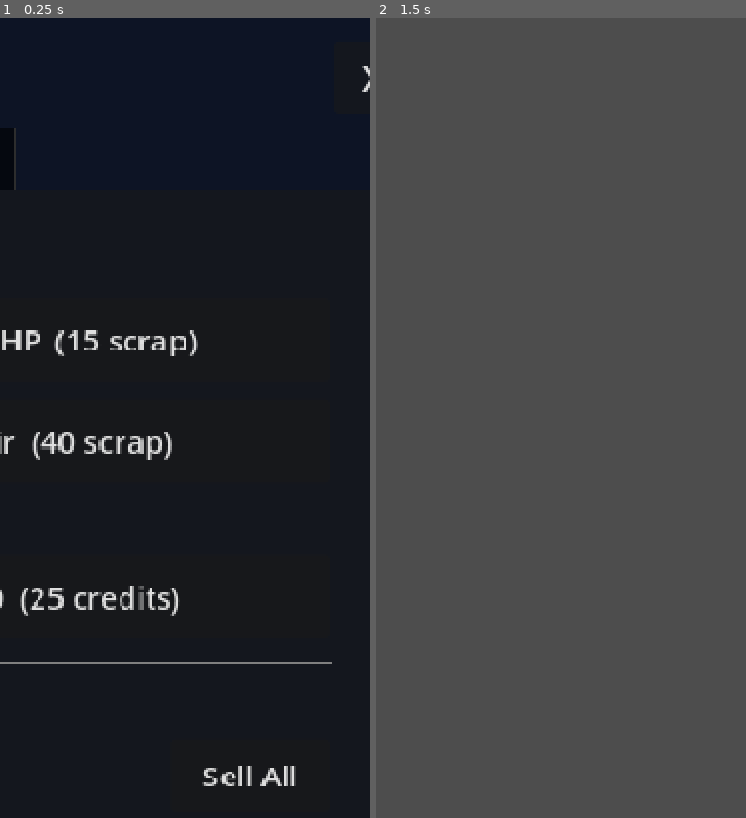
Above: before the commit, frames 1-2 (left to right).
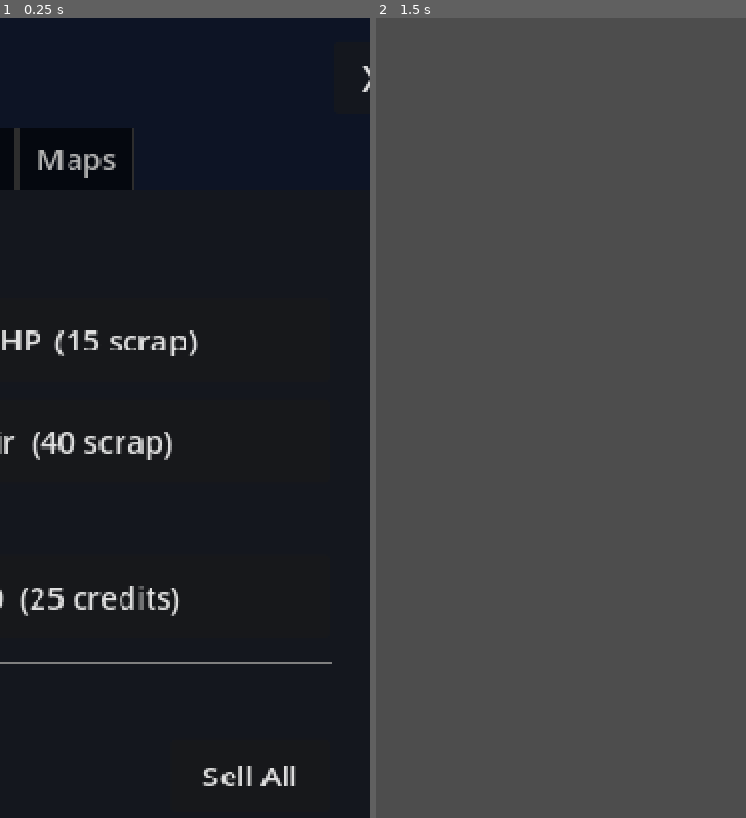
Above: after the commit, the same moments.

Repository: ichizh8/space-game-rt
Game: Godot game, scene res://scenes/station_menu.tscn
The game is run twice, just before and just after one commit, with the same random seed, the same clock (stepped at 60 frames per second) and the same inputs. This scene is started directly instead of the project's main scene.
Inputs (mouse positions are % of the whole screen's width and height, from its top left):
- Up to frame 1 (0.25 s): no input
- Up to frame 2 (1.5 s): click "X" at 0.5 s; tap Enter at 1.25 s; move the mouse to (72, 45) at 1.27 s; click (72, 45) at 1.42 s
The pictures show only the part of the screen within x 42-92%, y 0-50%; the shares and areas given below are measured in that part.

The runs differ from the first frame. In frame 1, 0.4% of the frame differs, in the area x 4-37%, y 13-22%; in frame 2, nothing differs.

Commit message:
v44: zone maps sold at stations, free starter maps at Drifting Spoon
Co-Authored-By: Claude Opus 4.6 (1M context) <noreply@anthropic.com>

Diff:
--- a/scripts/game_state.gd
+++ b/scripts/game_state.gd
@@ -98,6 +98,10 @@
 	"feeder_bioluminescence":{"tier": 3, "name": "Bioluminescent Secretion","creature": "crystal_feeder"},
 }
 var zone_depth: int = 1  # 1=shallow, 2=mid, 3=deep
+
+# Zone maps purchased at stations (persistent)
+var purchased_zone_maps: Array = []
+var starter_maps_claimed: bool = false
 
 # Hunting zone definitions for sector 1
 var hunting_zones_sector1: Array = [
@@ -411,6 +415,24 @@
 			"pos_x": pos.x, "pos_y": pos.y,
 			"name": p_name, "color_h": color_h
 		}
+
+
+func reveal_zone_map(zone_key: String) -> void:
+	if zone_key in purchased_zone_maps:
+		return
+	purchased_zone_maps.append(zone_key)
+	for zone in hunting_zones_sector1:
+		if zone.get("id", "") == zone_key:
+			var zpos_x: float = float(zone.get("pos_x", 0.0))
+			var zpos_y: float = float(zone.get("pos_y", 0.0))
+			var zlabel: String = str(zone.get("label", ""))
+			var zcolor: float = float(zone.get("color_h", 0.3))
+			if not map_discovered_planets.has(zone_key):
+				map_discovered_planets[zone_key] = {
+					"pos_x": zpos_x, "pos_y": zpos_y,
+					"name": zlabel, "color_h": zcolor
+				}
+			return
 
 
 func map_note_biome(_pos: Vector2, _biome_id: int) -> void:
--- a/scripts/save_manager.gd
+++ b/scripts/save_manager.gd
@@ -132,6 +132,8 @@
 		"pending_guests": GameState.pending_guests.duplicate(true),
 		"cooksta_rating": GameState.cooksta_rating,
 		"cooksta_posts": GameState.cooksta_posts.duplicate(),
+		"purchased_zone_maps": GameState.purchased_zone_maps.duplicate(),
+		"starter_maps_claimed": GameState.starter_maps_claimed,
 		"player_pos_x": px,
 		"player_pos_y": py,
 		"timestamp": Time.get_unix_time_from_system(),
@@ -239,6 +241,11 @@
 	GameState.cooksta_posts = []
 	for p in loaded_posts:
 		GameState.cooksta_posts.append(str(p))
+	var loaded_zone_maps = data.get("purchased_zone_maps", [])
+	GameState.purchased_zone_maps = []
+	for zm in loaded_zone_maps:
+		GameState.purchased_zone_maps.append(str(zm))
+	GameState.starter_maps_claimed = bool(data.get("starter_maps_claimed", false))
 	# Restore spawn position
 	var ppx: float = float(data.get("player_pos_x", 0.0))
 	var ppy: float = float(data.get("player_pos_y", 0.0))
--- a/scripts/station_menu.gd
+++ b/scripts/station_menu.gd
@@ -70,6 +70,7 @@
 
 	_build_services_tab()
 	_build_quests_tab()
+	_build_maps_tab()
 	if is_restaurant_station():
 		_build_restaurant_tab()
 		_build_bench_tab()
@@ -168,6 +169,217 @@
 				_on_close())
 		row.add_child(sell_btn)
 		vbox.add_child(row)
+
+
+# ── Maps Tab ─────────────────────────────────────────────────────
+
+var _maps_tab: ScrollContainer
+
+# Station → zone assignments
+const STATION_ZONE_MAP: Dictionary = {
+	"drifting_spoon":     ["hunt_void_grubs", "hunt_skim_rays"],
+	"s1_mining_outpost":  ["hunt_snarlers", "hunt_feeders"],
+	"s1_observation":     ["hunt_drifters", "hunt_leviathan"],
+	"s1_coalition_hub":   ["hunt_snarlers", "hunt_feeders", "hunt_drifters"],
+}
+
+# Zone creature type for rarity pricing
+const ZONE_CREATURE: Dictionary = {
+	"hunt_void_grubs": "void_grub",
+	"hunt_skim_rays":  "skim_ray",
+	"hunt_snarlers":   "pack_snarler",
+	"hunt_feeders":    "crystal_feeder",
+	"hunt_drifters":   "membrane_drifter",
+	"hunt_leviathan":  "void_leviathan",
+}
+
+const RARITY_FACTOR: Dictionary = {
+	"void_grub": 1.0, "skim_ray": 1.0,
+	"pack_snarler": 1.5, "crystal_feeder": 1.5,
+	"membrane_drifter": 2.0, "void_leviathan": 3.0,
+}
+
+const RARITY_LABEL: Dictionary = {
+	"void_grub": "Common", "skim_ray": "Common",
+	"pack_snarler": "Uncommon", "crystal_feeder": "Uncommon",
+	"membrane_drifter": "Rare", "void_leviathan": "Legendary",
+}
+
+const RARITY_COLOR: Dictionary = {
+	"Common": Color(0.7, 0.7, 0.7),
+	"Uncommon": Color(0.3, 0.9, 0.4),
+	"Rare": Color(0.4, 0.6, 1.0),
+	"Legendary": Color(1.0, 0.7, 0.2),
+}
+
+
+func _get_zone_price(zone_id: String, station_pos: Vector2) -> int:
+	var base_price: float = 200.0
+	var zone_pos := Vector2.ZERO
+	for z in GameState.hunting_zones_sector1:
+		if z.get("id", "") == zone_id:
+			zone_pos = Vector2(float(z.get("pos_x", 0.0)), float(z.get("pos_y", 0.0)))
+			break
+	var dist: float = station_pos.distance_to(zone_pos)
+	var dist_factor: float = maxf(dist / 500.0, 1.0)
+	var creature: String = ZONE_CREATURE.get(zone_id, "void_grub")
+	var rarity: float = RARITY_FACTOR.get(creature, 1.0)
+	var raw: float = base_price * dist_factor * rarity
+	return int(roundf(raw / 50.0) * 50.0)
+
+
+func _get_station_pos() -> Vector2:
+	var sector_script = load("res://data/sector_%d.gd" % GameState.current_sector)
+	if sector_script == null:
+		return Vector2.ZERO
+	var sector_node := Node.new()
+	sector_node.set_script(sector_script)
+	var stations: Array = sector_node.get("STATIONS")
+	sector_node.free()
+	if stations == null:
+		return Vector2.ZERO
+	for s in stations:
+		if s.get("station_id", "") == station_id:
+			return Vector2(float(s.get("pos_x", 0)), float(s.get("pos_y", 0)))
+	return Vector2.ZERO
+
+
+func _build_maps_tab() -> void:
+	_maps_tab = ScrollContainer.new()
+	_maps_tab.name = "Maps"
+	_tab_container.add_child(_maps_tab)
+	_refresh_maps_tab()
+
+
+func _refresh_maps_tab() -> void:
+	for c in _maps_tab.get_children():
+		c.queue_free()
+
+	var vbox := VBoxContainer.new()
+	vbox.custom_minimum_size.x = 330
+	vbox.add_theme_constant_override("separation", 8)
+	_maps_tab.add_child(vbox)
+
+	var title := Label.new()
+	title.text = "ZONE MAPS FOR SALE"
+	title.add_theme_font_size_override("font_size", 14)
+	title.add_theme_color_override("font_color", Color(0.4, 0.9, 1.0))
+	vbox.add_child(title)
+
+	var spos: Vector2 = _get_station_pos()
+
+	# Free starter maps at Drifting Spoon during intro quest
+	if is_restaurant_station() and not GameState.starter_maps_claimed:
+		var is_early_quest: bool = (
+			GameState.is_quest_active("quest_first_day_open")
+			or GameState.is_quest_active("quest_something_worth_eating")
+			or GameState.is_quest_active("quest_inherit_restaurant")
+			or (not GameState.is_quest_completed("quest_something_worth_eating") and GameState.restaurant_owned)
+		)
+		if is_early_quest:
+			var free_title := Label.new()
+			free_title.text = "STARTER MAPS — FREE"
+			free_title.add_theme_font_size_override("font_size", 13)
+			free_title.add_theme_color_override("font_color", Color(0.4, 1.0, 0.4))
+			vbox.add_child(free_title)
+
+			var free_desc := Label.new()
+			free_desc.text = "Dad left these in the back. Might be useful."
+			free_desc.add_theme_font_size_override("font_size", 11)
+			free_desc.add_theme_color_override("font_color", Color(0.6, 0.6, 0.7))
+			free_desc.autowrap_mode = TextServer.AUTOWRAP_WORD_SMART
+			vbox.add_child(free_desc)
+
+			var claim_btn := Button.new()
+			claim_btn.text = "Claim Starter Maps"
+			claim_btn.custom_minimum_size.y = 40
+			claim_btn.add_theme_font_size_override("font_size", 14)
+			claim_btn.pressed.connect(func():
+				GameState.starter_maps_claimed = true
+				GameState.reveal_zone_map("hunt_void_grubs")
+				GameState.reveal_zone_map("hunt_skim_rays")
+				_refresh_maps_tab())
+			vbox.add_child(claim_btn)
+
+			vbox.add_child(HSeparator.new())
+
+	# Zone maps for sale at this station
+	var zone_ids: Array = STATION_ZONE_MAP.get(station_id, [])
+	if zone_ids.is_empty():
+		var none_lbl := Label.new()
+		none_lbl.text = "No maps available at this station."
+		none_lbl.add_theme_font_size_override("font_size", 12)
+		none_lbl.add_theme_color_override("font_color", Color(0.5, 0.5, 0.6))
+		vbox.add_child(none_lbl)
+		return
+
+	for zid in zone_ids:
+		_build_map_row(vbox, zid, spos)
+
+
+func _build_map_row(vbox: VBoxContainer, zone_id: String, station_pos: Vector2) -> void:
+	var zone_label: String = ""
+	for z in GameState.hunting_zones_sector1:
+		if z.get("id", "") == zone_id:
+			zone_label = str(z.get("label", zone_id))
+			break
+	if zone_label.is_empty():
+		zone_label = zone_id
+
+	var creature: String = ZONE_CREATURE.get(zone_id, "void_grub")
+	var tier_label: String = RARITY_LABEL.get(creature, "Common")
+	var tier_color: Color = RARITY_COLOR.get(tier_label, Color.WHITE)
+	var price: int = _get_zone_price(zone_id, station_pos)
+	var owned: bool = zone_id in GameState.purchased_zone_maps
+
+	var container := PanelContainer.new()
+	var cstyle := StyleBoxFlat.new()
+	cstyle.bg_color = Color(0.08, 0.1, 0.18, 0.9)
+	cstyle.set_border_width_all(1)
+	cstyle.border_color = tier_color * 0.5 if not owned else Color(0.3, 0.5, 0.3)
+	cstyle.content_margin_left = 8
+	cstyle.content_margin_right = 8
+	cstyle.content_margin_top = 6
+	cstyle.content_margin_bottom = 6
+	container.add_theme_stylebox_override("panel", cstyle)
+	vbox.add_child(container)
+
+	var inner := VBoxContainer.new()
+	container.add_child(inner)
+
+	var name_lbl := Label.new()
+	name_lbl.text = zone_label
+	name_lbl.add_theme_font_size_override("font_size", 14)
+	name_lbl.add_theme_color_override("font_color", Color.WHITE if not owned else Color(0.5, 0.7, 0.5))
+	inner.add_child(name_lbl)
+
+	var tier_lbl := Label.new()
+	tier_lbl.text = tier_label
+	tier_lbl.add_theme_font_size_override("font_size", 12)
+	tier_lbl.add_theme_color_override("font_color", tier_color)
+	inner.add_child(tier_lbl)
+
+	if owned:
+		var owned_lbl := Label.new()
+		owned_lbl.text = "Owned"
+		owned_lbl.add_theme_font_size_override("font_size", 13)
+		owned_lbl.add_theme_color_override("font_color", Color(0.4, 0.7, 0.4))
+		inner.add_child(owned_lbl)
+	else:
+		var buy_btn := Button.new()
+		buy_btn.text = "Buy — %d credits" % price
+		buy_btn.custom_minimum_size.y = 38
+		buy_btn.add_theme_font_size_override("font_size", 13)
+		buy_btn.disabled = GameState.credits < price
+		var captured_zid: String = zone_id
+		var captured_price: int = price
+		buy_btn.pressed.connect(func():
+			if GameState.credits >= captured_price:
+				GameState.credits -= captured_price
+				GameState.credits_changed.emit(GameState.credits)
+				GameState.reveal_zone_map(captured_zid)
+				_refresh_maps_tab())
+		inner.add_child(buy_btn)
 
 
 func _build_quests_tab() -> void:
